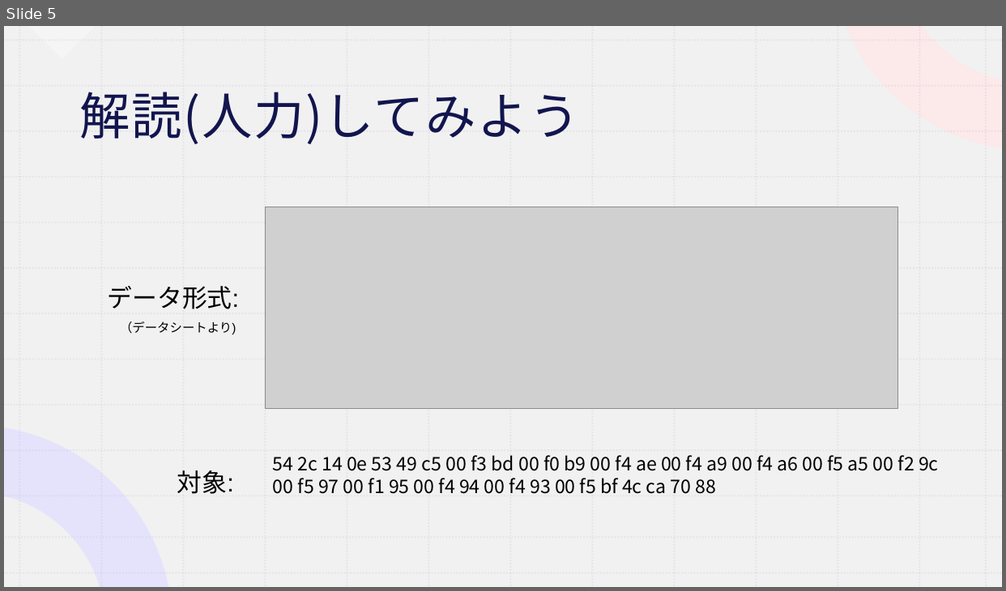
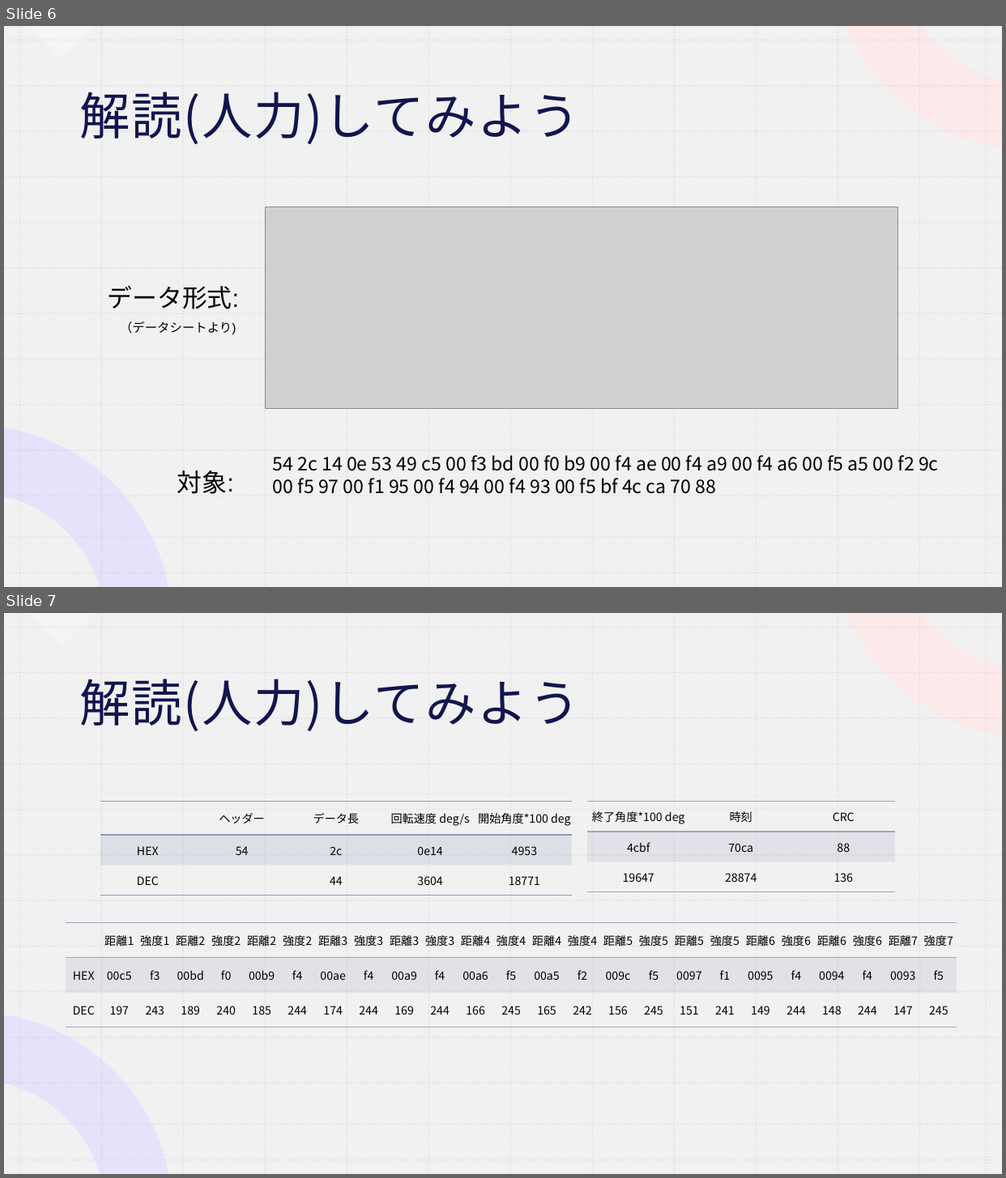
Before and after one commit to koki0517/KOBO_FPGA, a slide deck: 前期最終発表.pptx. Shown one above the other, each under a label of ours: slide 5 before the commit, slides 6 and 7 after it. The pictures are 1006x591 and 1006x1178 pixels, drawn with LibreOffice and Linux fonts; fonts in the diff are those of the drawing; grey boxes stand for pictures. Boxes give left, top, right and bottom in pixels: in the first picture for what was removed or moved away, otherwise in the second. Text is boxed around its words. In the diff, an @@ line names an element or a change of style, - is before the commit and + after.

```diff
--- a/前期最終発表.pptx
+++ b/前期最終発表.pptx
@@ slide 7 added at (4, 613, 1002, 1174), background #FFFFFF; not listed: 28 template elements that a slide beside it also shows @@
@@ rectangle added at (4, 613, 1002, 1174), fill #FFFFFF @@
@@ rectangle added at (4, 613, 1002, 1174), fill #EEEEEE at 80% opacity @@
@@ right triangle added at (29, 613, 95, 646), fill #FFFFFF at 30% opacity @@
@@ freeform shape added at (658, 613, 1002, 748), fill #AAA1FE at 50% opacity @@
@@ freeform shape added at (846, 613, 1002, 735), fill #FFE7E7 at 80% opacity @@
@@ title added at (80, 679, 580, 731), 48.6 pt, text #12154E @@
+解読(人力)してみよう
@@ table added at (100, 802, 572, 893), 3 rows, 5 columns @@
+ | ヘッダー | データ長 | 回転速度 deg/s | 開始角度*100 deg
+HEX | 54 | 2c | 0e14 | 4953
+DEC |  | 44 | 3604 | 18771
@@ table added at (587, 802, 895, 893), 3 rows, 3 columns @@
+終了角度*100 deg | 時刻 | CRC
+4cbf | 70ca | 88
+19647 | 28874 | 136
@@ table added at (66, 923, 965, 1027), 3 rows, 25 columns @@
+ | 距離1 | 強度1 | 距離2 | 強度2 | 距離2 | 強度2 | 距離3 | 強度3 | 距離3 | 強度3 | 距離4 | 強度4 | 距離4 | 強度4 | 距離5 | 強度5 | 距離5 | 強度5 | 距離6 | 強度6 | 距離6 | 強度6 | 距離7 | 強度7
+HEX | 00c5 | f3 | 00bd | f0 | 00b9 | f4 | 00ae | f4 | 00a9 | f4 | 00a6 | f5 | 00a5 | f2 | 009c | f5 | 0097 | f1 | 0095 | f4 | 0094 | f4 | 0093 | f5
+DEC | 197 | 243 | 189 | 240 | 185 | 244 | 174 | 244 | 169 | 244 | 166 | 245 | 165 | 242 | 156 | 245 | 151 | 241 | 149 | 244 | 148 | 244 | 147 | 245
@@ freeform shape added at (4, 1023, 232, 1174), fill #220BFD at 20% opacity @@
@@ freeform shape added at (4, 1015, 168, 1174), fill #E3E0FF at 80% opacity @@
@@ group added at (4, 613, 1002, 1174): 26 lines @@
@@ group added at (4, 613, 1002, 1174): 26 lines @@
@@ group added at (4, 613, 1002, 1174): 26 lines @@
@@ group added at (4, 613, 1002, 1174): 26 lines @@
@@ what was slide 5 is now slide 6 @@
```
Also in this commit, not shown: 3 slides changed, 2 other slides added, 3 other files.
